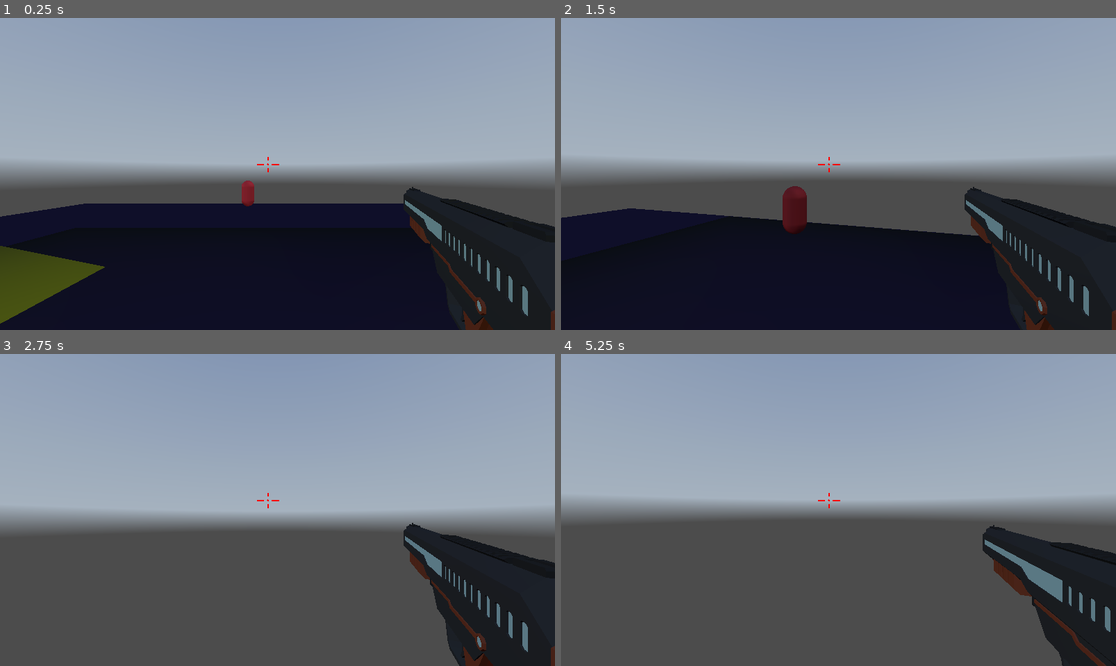
Above: before the commit, frames 1-4 (two rows, left to right).
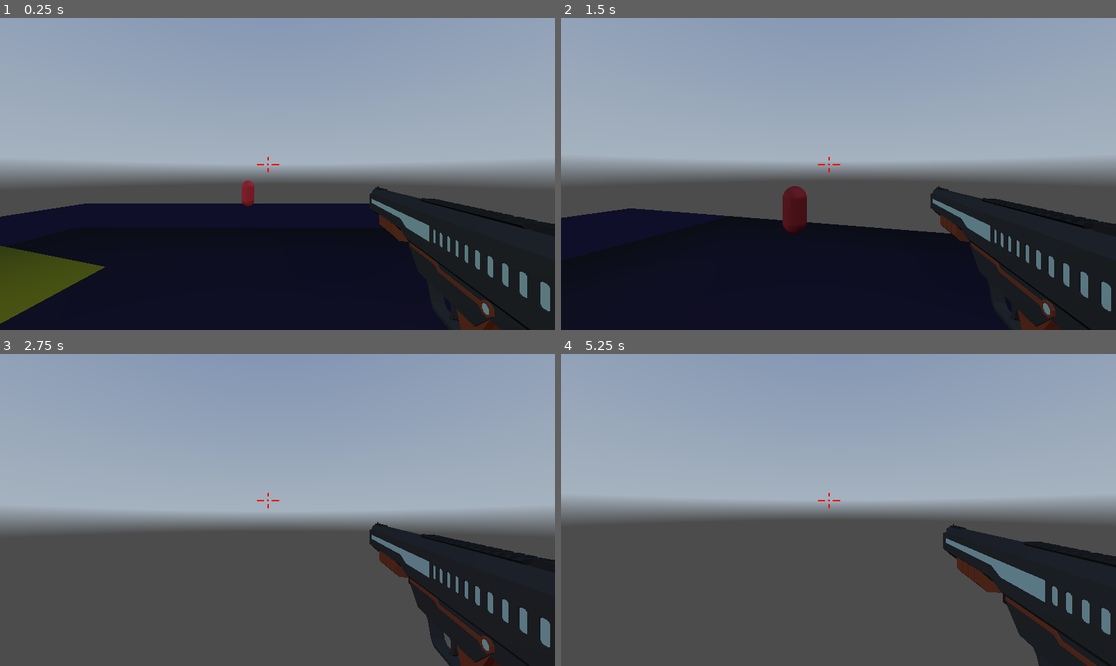
Above: after the commit, the same moments.

Repository: Kwro91/Tuto-Fps-Godot
Game: Godot game, scene res://Scenes/level_01.tscn
The game is run twice, just before and just after one commit, with the same random seed, the same clock (stepped at 60 frames per second) and the same inputs. A sky picture missing from this copy of the repository is replaced by a grey-blue gradient.
Inputs (mouse positions are in pixels of both pictures, inside the frame that each line leads up to):
- Up to frame 1 (0.25 s): no input
- Up to frame 2 (1.5 s): move the mouse to (866, 174) at 0.52 s; press the mouse at (866, 174) at 0.53 s; hold W (move_forward) from 0.53 s (still down); tap Space (jump) at 0.77 s; move the mouse to (810, 174) at 1.27 s; release the mouse at (810, 174) at 1.28 s; tap C (crouch) at 1.35 s
- Up to frame 3 (2.75 s): keep holding W (move_forward); tap Space (jump) at 1.52 s; click (249, 510) at 1.55 s; move the mouse to (288, 503) at 2.02 s; press the mouse at (288, 503) at 2.03 s
- Up to frame 4 (5.25 s): keep holding W (move_forward); move the mouse to (832, 516) at 2.77 s; release the mouse at (832, 516) at 2.78 s; click (832, 516) at 2.85 s; tap Space (jump) at 3.02, 3.77, 4.25, 4.52 s; tap Enter at 3.5, 5 s; move the mouse to (877, 513) at 3.52 s; hold C (crouch) 3.53-4.28 s; click (877, 513) at 3.8 s; move the mouse to (794, 506) at 4.27 s; click (794, 506) at 4.35 s; move the mouse to (844, 510) at 5.02 s; press the mouse at (844, 510) at 5.03 s

The runs differ from the first frame. In frame 1, 2.4% of the frame differs, in the area x 66-100%, y 53-100%; in frame 2, 2.7%; in frame 3, 3.6%; in frame 4, 4.6%, in the area x 68-100%, y 54-100%.

Commit message:
leger fix du raytracing & ajout bruit de tir

Diff:
--- a/Controller/scripts/GunTest.gd
+++ b/Controller/scripts/GunTest.gd
@@ -5,12 +5,13 @@
 @export var ANIMATION_GUN : AnimationPlayer
 @export var CAMERA : Camera3D
 @export var RAYCAST : RayCast3D
-
+@export var FIRE_SOUND : AudioStreamPlayer3D
 var target
 
 func _fire():
 	if (Input.is_action_pressed("left_click")):
 		if not (ANIMATION_GUN.is_playing()):
+			FIRE_SOUND.play()
 			if (RAYCAST.is_colliding()):
 				target = RAYCAST.get_collider()
 				if target && target.is_in_group("Enemy"):
--- a/Scenes/fps_controller.tscn
+++ b/Scenes/fps_controller.tscn
@@ -1,10 +1,11 @@
-[gd_scene load_steps=18 format=3 uid="uid://b0nne6oy83fho"]
+[gd_scene load_steps=20 format=3 uid="uid://b0nne6oy83fho"]
 
 [ext_resource type="Script" path="res://Controller/scripts/fps_controller.gd" id="1_7erxv"]
 [ext_resource type="PackedScene" uid="uid://bto34gldlxe86" path="res://assets/weapons/SM_SciFi_Weapons_01.fbx" id="2_urkyj"]
 [ext_resource type="Script" path="res://Controller/scripts/GunTest.gd" id="3_2bwux"]
 [ext_resource type="Script" path="res://Controller/scripts/reticle.gd" id="3_d6den"]
 [ext_resource type="Script" path="res://Controller/scripts/debug_panel.gd" id="4_0npj8"]
+[ext_resource type="AudioStream" uid="uid://35famux4bjuk" path="res://assets/sounds/sci-fi-weapon-shoot-firing-plasma-ku-01-233816.mp3" id="4_p2vio"]
 
 [sub_resource type="CapsuleShape3D" id="CapsuleShape3D_h2r7m"]
 
@@ -50,6 +51,8 @@
 "FireAnim": SubResource("Animation_xw3gx"),
 "RESET": SubResource("Animation_sdnrw")
 }
+
+[sub_resource type="CylinderMesh" id="CylinderMesh_tfmq5"]
 
 [sub_resource type="Animation" id="Animation_331l3"]
 length = 0.001
@@ -179,12 +182,13 @@
 [node name="Hand" type="Node3D" parent="CameraController/Camera3D"]
 transform = Transform3D(1, 0, 0, 0, 1, 0, 0, 0, 1, 0, -0.680625, 0.226207)
 
-[node name="GunTest" parent="CameraController/Camera3D/Hand" node_paths=PackedStringArray("ANIMATION_GUN", "CAMERA", "RAYCAST") instance=ExtResource("2_urkyj")]
-transform = Transform3D(-0.913546, 0, 0.406737, 0, 1, 0, -0.406737, 0, -0.913546, 0.29, 0.42, -0.5)
+[node name="GunTest" parent="CameraController/Camera3D/Hand" node_paths=PackedStringArray("ANIMATION_GUN", "CAMERA", "RAYCAST", "FIRE_SOUND") instance=ExtResource("2_urkyj")]
+transform = Transform3D(-0.979925, 0, 0.199368, 0, 1, 0, -0.199368, 0, -0.979925, 0.29, 0.42, -0.5)
 script = ExtResource("3_2bwux")
 ANIMATION_GUN = NodePath("AnimationGun")
 CAMERA = NodePath("../..")
 RAYCAST = NodePath("../../RayCast3D")
+FIRE_SOUND = NodePath("AudioStreamPlayer3D")
 
 [node name="AnimationGun" type="AnimationPlayer" parent="CameraController/Camera3D/Hand/GunTest"]
 root_node = NodePath("../../../../..")
@@ -192,9 +196,20 @@
 "": SubResource("AnimationLibrary_j2fmr")
 }
 
+[node name="AudioStreamPlayer3D" type="AudioStreamPlayer3D" parent="CameraController/Camera3D/Hand/GunTest"]
+stream = ExtResource("4_p2vio")
+volume_db = -35.0
+
 [node name="RayCast3D" type="RayCast3D" parent="CameraController/Camera3D"]
-transform = Transform3D(1.91069e-15, 4.37114e-08, -1, 1, -4.37114e-08, 0, -4.37114e-08, -1, -4.37114e-08, 0, 0, 0)
+transform = Transform3D(1.91069e-15, 4.37114e-08, -1, 1, -4.37114e-08, 0, -4.37114e-08, -1, -4.37114e-08, -0.24, 0.24, 0)
+visible = false
 target_position = Vector3(0, 150, 0)
+
+[node name="SeeRaycastInGame" type="MeshInstance3D" parent="CameraController/Camera3D/RayCast3D"]
+transform = Transform3D(-1.27664e-15, 1.77636e-15, -0.15, -2.92061e-08, 0.15, 1.77636e-15, 0.15, 2.92061e-08, -1.27664e-15, 2.38419e-07, 5.06978, 2.21607e-07)
+visible = false
+mesh = SubResource("CylinderMesh_tfmq5")
+skeleton = NodePath("../..")
 
 [node name="ReflectionProbe" type="ReflectionProbe" parent="CameraController"]
 update_mode = 1
Not shown, added: assets/sounds/blaster-shot-229313.mp3.import
Not shown, added: assets/sounds/sci-fi-weapon-shoot-firing-plasma-ku-01-233816.mp3.import
Not shown, added: assets/sounds/blaster-shot-229313.mp3
Not shown, added: assets/sounds/sci-fi-weapon-shoot-firing-plasma-ku-01-233816.mp3
